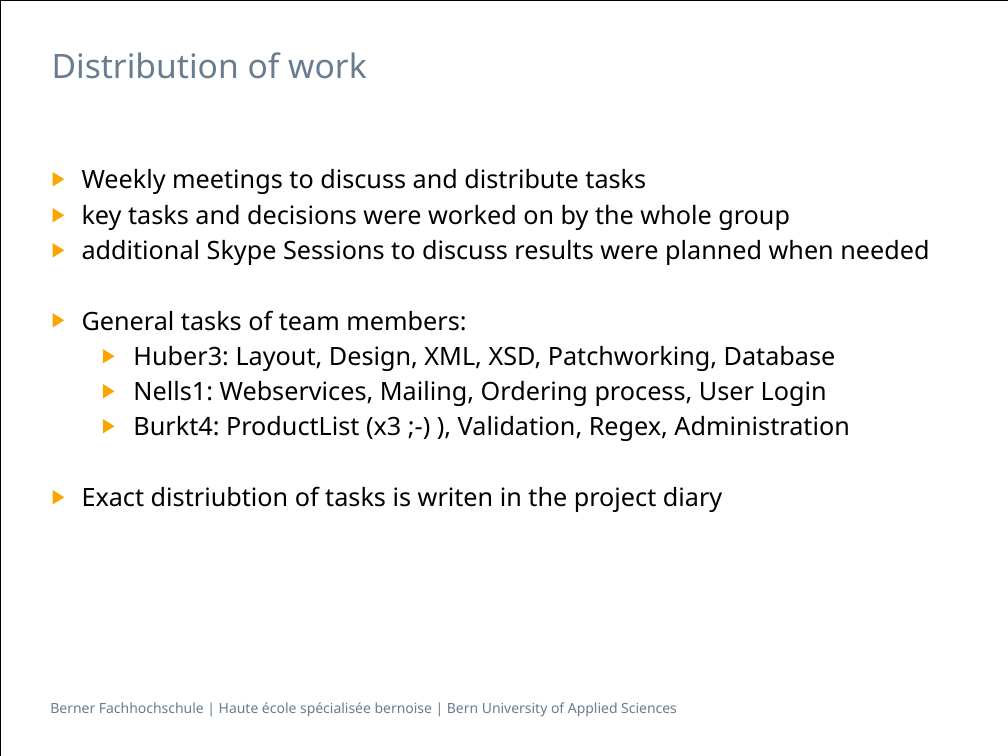
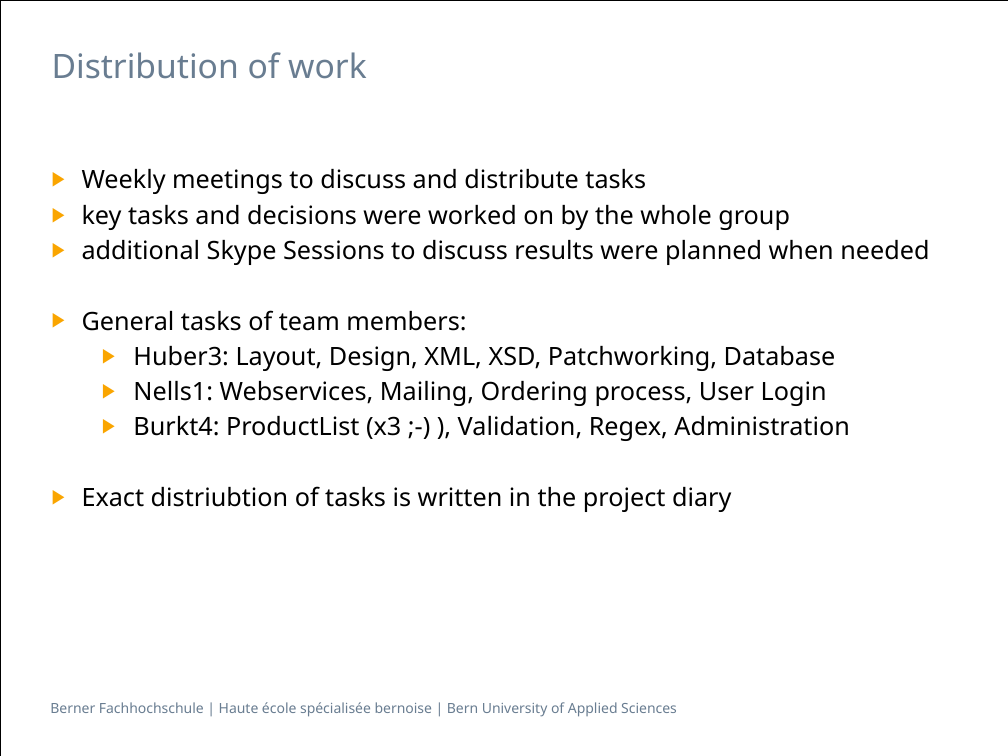
Before and after one commit to nellen/ch.bfh.bti7054.w2014.q.Web-Prophecies, a slide deck: slide 18 of Web-Phrophecies/doc/Abgabe/FinalPresentationforClass.pptx. Drawn at 1008x756 pixels with LibreOffice and Linux fonts; fonts in the diff are those of the drawing. Boxes give left, top, right and bottom in pixels: in the first picture for what was removed or moved away, otherwise in the second. Text is boxed around its words. In the diff, an @@ line names an element or a change of style, - is before the commit and + after.

Commit message:
corrected typo in presentation

```diff
--- a/Web-Phrophecies/doc/Abgabe/FinalPresentationforClass.pptx
+++ b/Web-Phrophecies/doc/Abgabe/FinalPresentationforClass.pptx
@@ text at bbox=[82, 486, 731, 512]: text changed @@
-▶ Exact distriubtion of tasks is writen in the project diary
+▶ Exact distriubtion of tasks is written in the project diary
```
